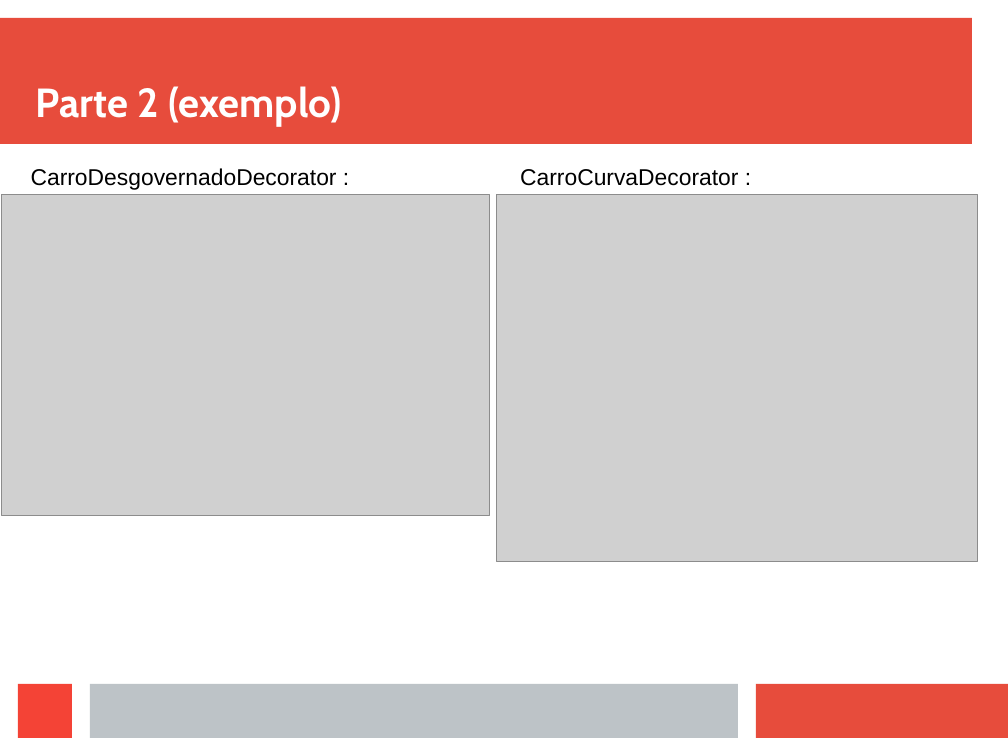
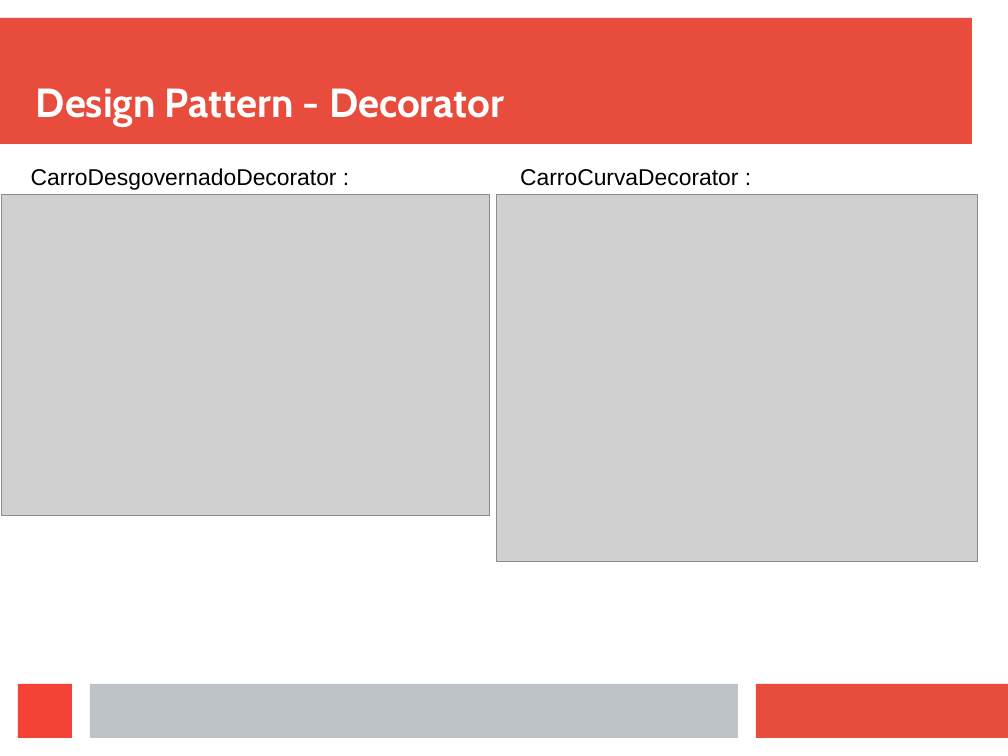
Before and after one commit to viniciusFortti/test, a slide deck: slide 7 of Apresentação/ApresentaçãoTerceiraSemana.odp (slide 6 before the commit). Drawn at 1008x756 pixels with LibreOffice and Linux fonts; fonts in the diff are those of the drawing; grey boxes stand for pictures. Boxes give left, top, right and bottom in pixels: in the first picture for what was removed or moved away, otherwise in the second. Text is boxed around its words. In the diff, an @@ line names an element or a change of style, - is before the commit and + after.

Commit message:
novas imagens e atualização nos exemplos.

```diff
--- a/Apresentação/ApresentaçãoTerceiraSemana.odp
+++ b/Apresentação/ApresentaçãoTerceiraSemana.odp
@@ title at (36, 88, 504, 127): text changed @@
-Parte 2 (exemplo)
+Design Pattern - Decorator
```
Also in this commit, not shown: 1 other slide changed, 11 slides added, 2 slides removed, 17 other files.
